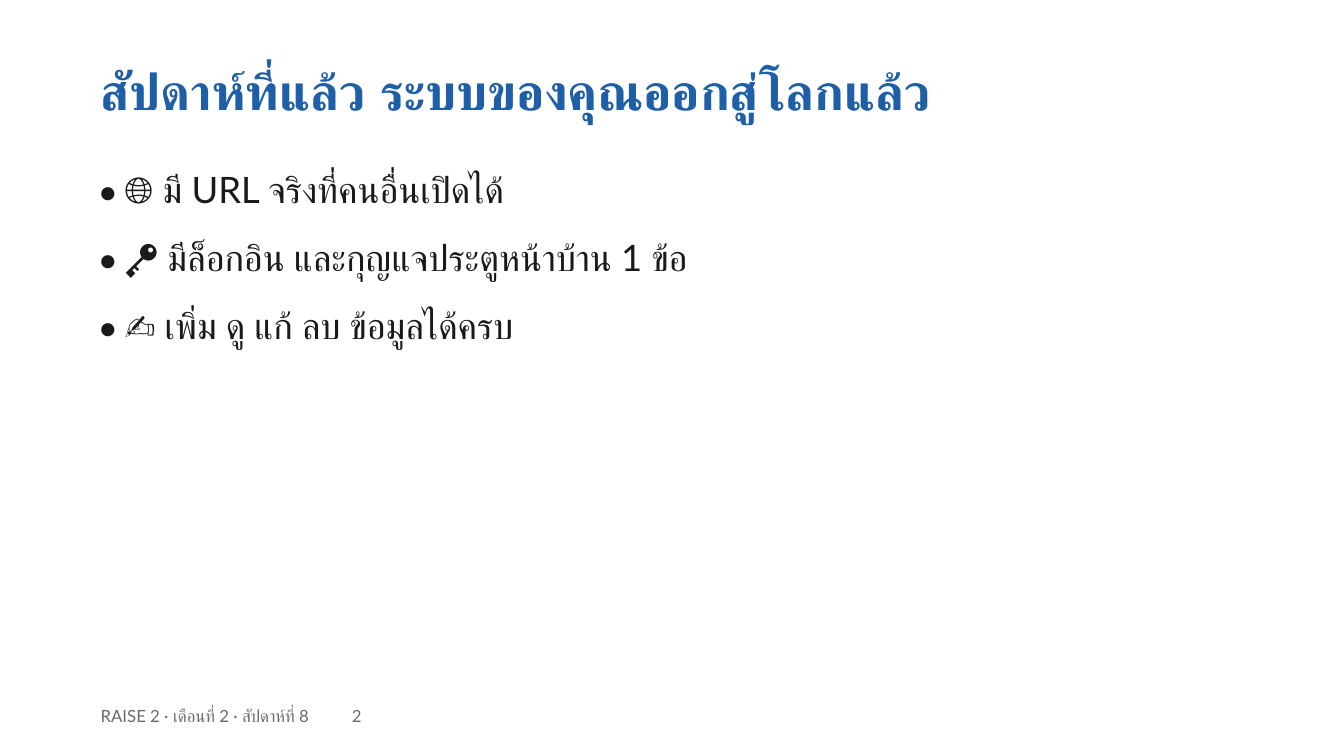
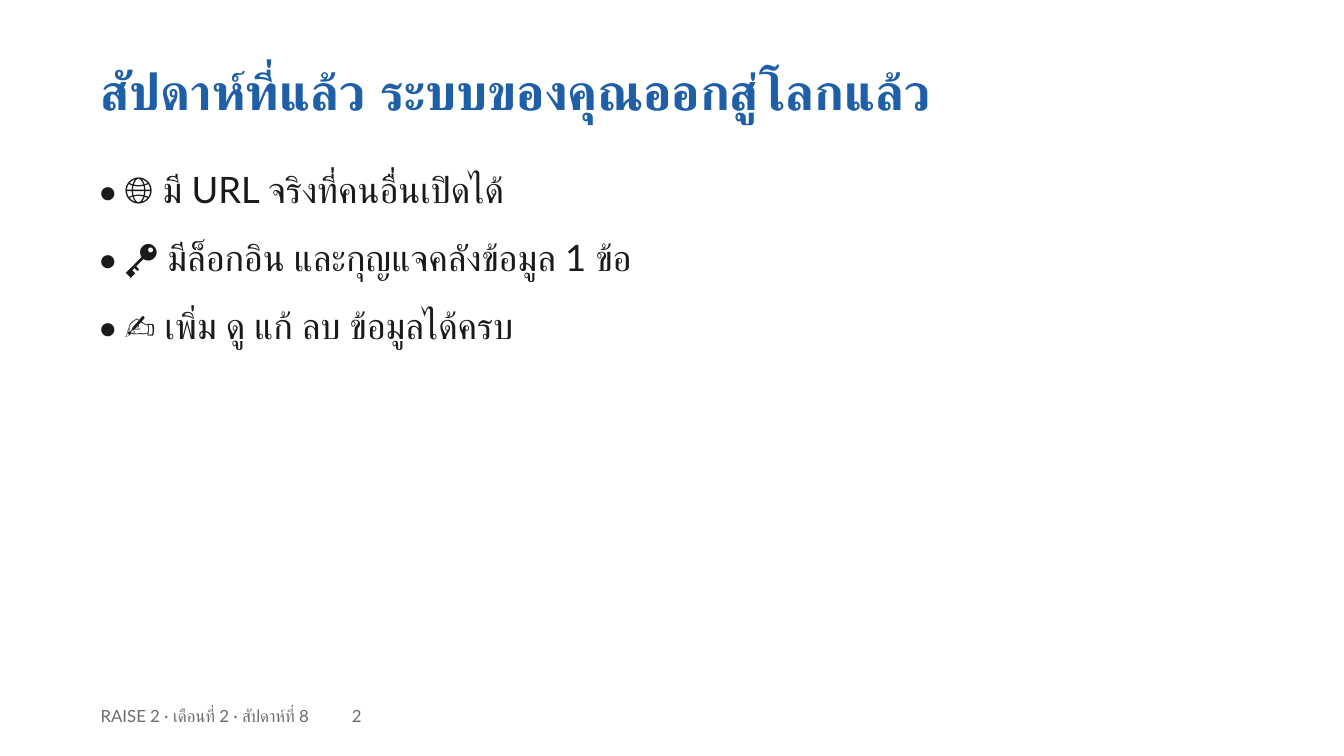
Before and after one commit to cnacha-mfu/raise2-module2, a slide deck: slide 2 of materials/week8/w8-slides.pptx. Drawn at 1344x756 pixels with LibreOffice and Linux fonts; fonts in the diff are those of the drawing. Boxes give left, top, right and bottom in pixels: in the first picture for what was removed or moved away, otherwise in the second. Text is boxed around its words. In the diff, an @@ line names an element or a change of style, - is before the commit and + after.

```diff
--- a/materials/week8/w8-slides.pptx
+++ b/materials/week8/w8-slides.pptx
@@ text at (167, 243, 632, 282): text changed @@
-• 🔑 มีล็อกอิน และกุญแจประตูหน้าบ้าน 1 ข้อ
+• 🔑 มีล็อกอิน และกุญแจคลังข้อมูล 1 ข้อ
```
Also in this commit, not shown: 11 other files.
